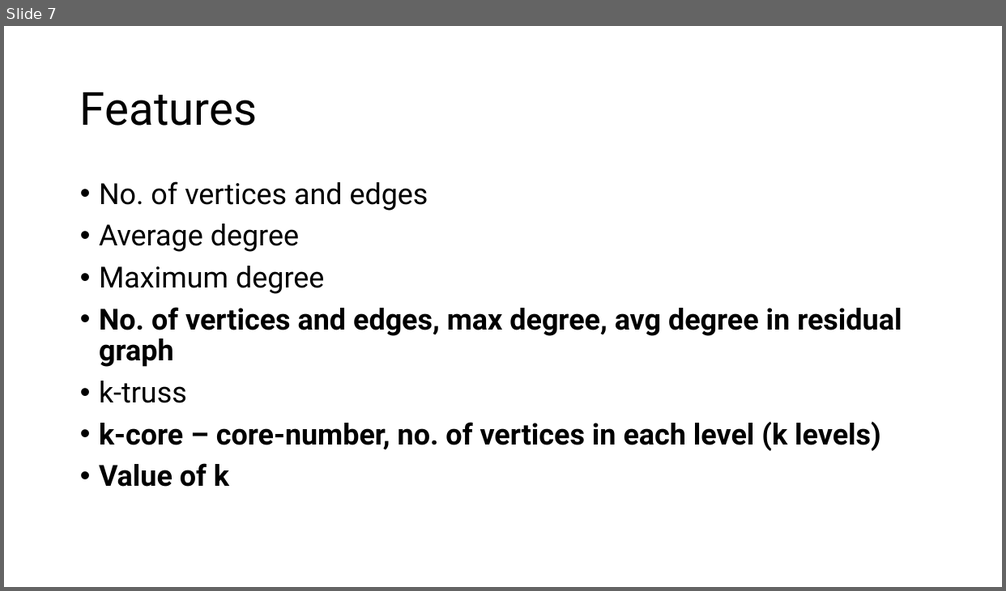
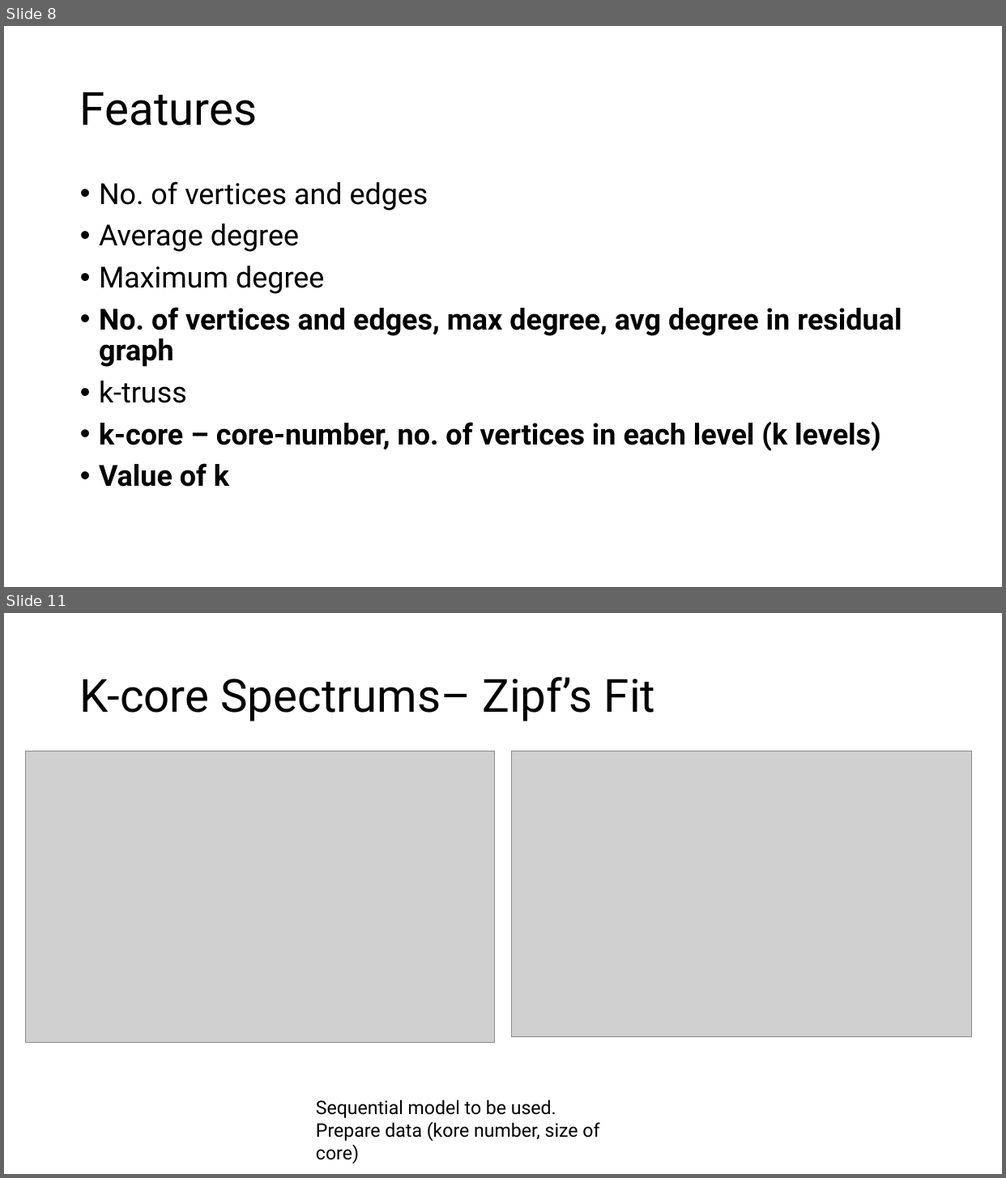
Before and after one commit to akhlaqueak/MaxKPlex, a slide deck: ML integration.pptx. Shown one above the other, each under a label of ours: slide 7 before the commit, slides 8 and 11 after it; the slides between them are not shown. The pictures are 1006x591 and 1006x1178 pixels, drawn with LibreOffice and Linux fonts; fonts in the diff are those of the drawing; grey boxes stand for pictures. Boxes give left, top, right and bottom in pixels: in the first picture for what was removed or moved away, otherwise in the second. Text is boxed around its words. In the diff, an @@ line names an element or a change of style, - is before the commit and + after.

```diff
--- a/ML integration.pptx
+++ b/ML integration.pptx
@@ slide 11 added at [4,613,1002,1174], background #FFFFFF @@
@@ title added at [80,677,655,722], 44 pt, text #000000 @@
+K-core Spectrums– Zipf’s Fit
@@ picture added at [25,752,494,1043] @@
@@ picture added at [512,752,972,1037] @@
@@ text added at [316,1100,599,1141], 18 pt, text #000000 @@
+Sequential model to be used.
+Prepare data (kore number, size of core)
@@ what was slide 7 is now slide 8 @@
```
Also in this commit, not shown: 2 slides changed, 4 other slides added, 5 other files.
